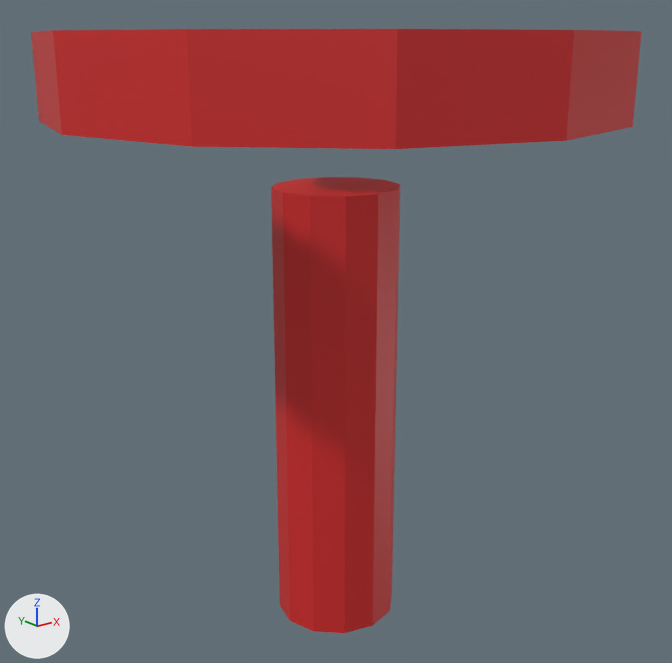
The FBX model Assets/Resources/Meshes/UICollect.fbx, before and after one commit.
Camera for both pictures: a 50 mm lens placed at (-0.732, -3.472, 0.097), pointed at (0.004, -2.552, -0.271). The axes (+X, +Y, +Z) are drawn at lower left. The lights are the same throughout. Where no turn or scale is listed for an object, it has been applied to the vertices.
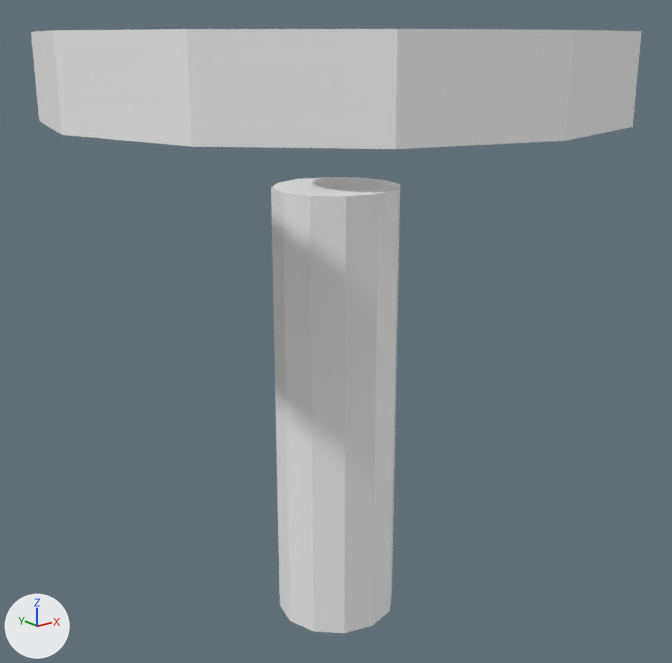
Location of each change, [x1, y1, x2, y2] in pixels of the pictures (672 x 663 px):
'Cylinder', surface changed (red to grey)
    both: [31, 29, 642, 633]

What the commit changed:
Picture 'UnitPalette02-Albedo.png' (img_unitpalette02_albedo_png) is new.
Material 'UIMaterial' (mat_uimaterial) changes its picture from img_paletteunits_png to img_unitpalette02_albedo_png.
me_cylinder has 96 vertices, 56 faces and spans x -0.351..0.351, y -0.353..0.353, z -0.732..0.05.
me_cylinder is used by ob_cylinder; location (0.0, -2.554, 0.056).
me_cylinder part 1: texture (UV) coordinates of 56 of 56 faces, centred in x -0.327..0.327, y -0.329..0.329, z -0.732..0.05, changed; they spanned u 0.05..0.09, v 0.9..0.97 and now span u 0.05..0.05, v 0.97..0.97.
